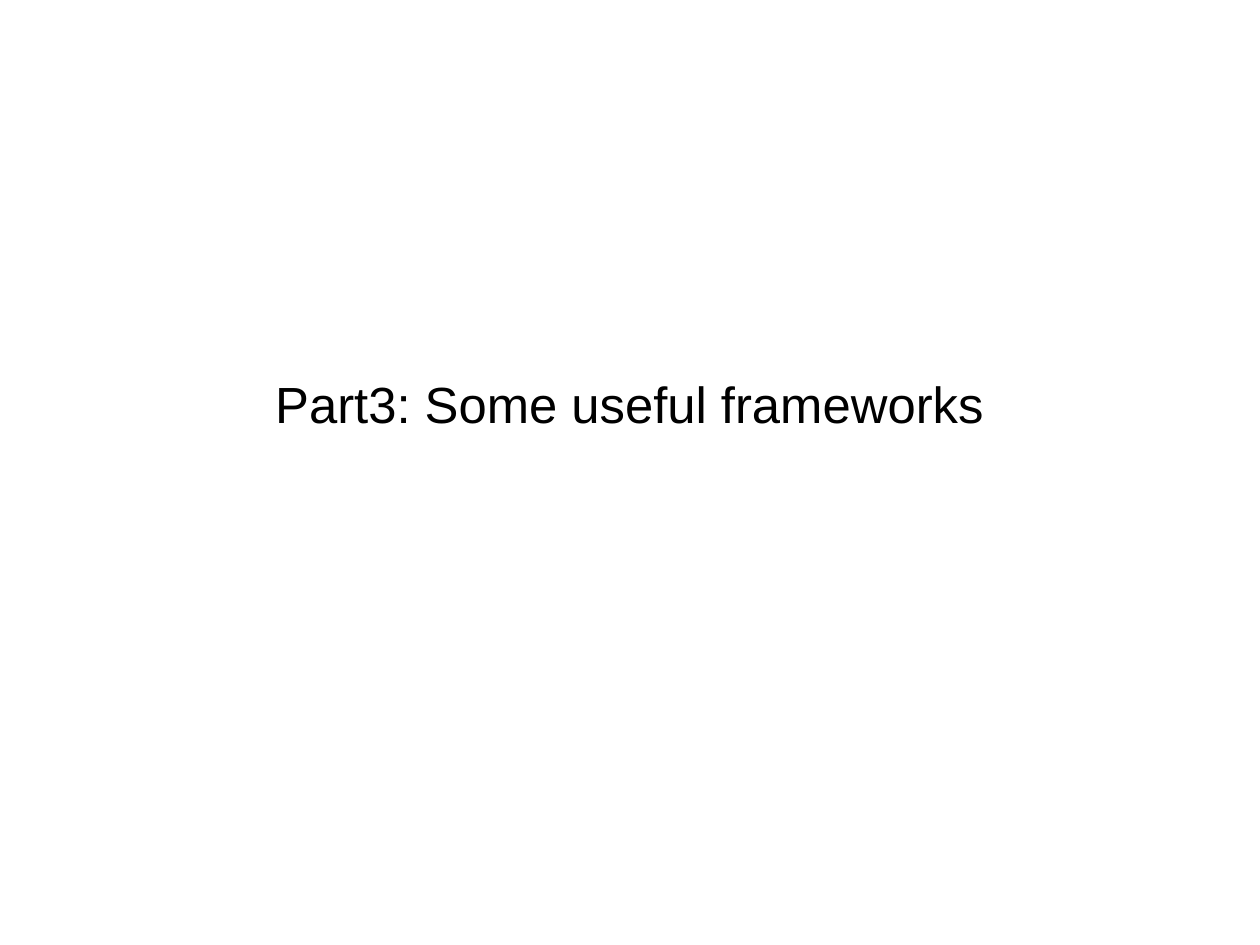
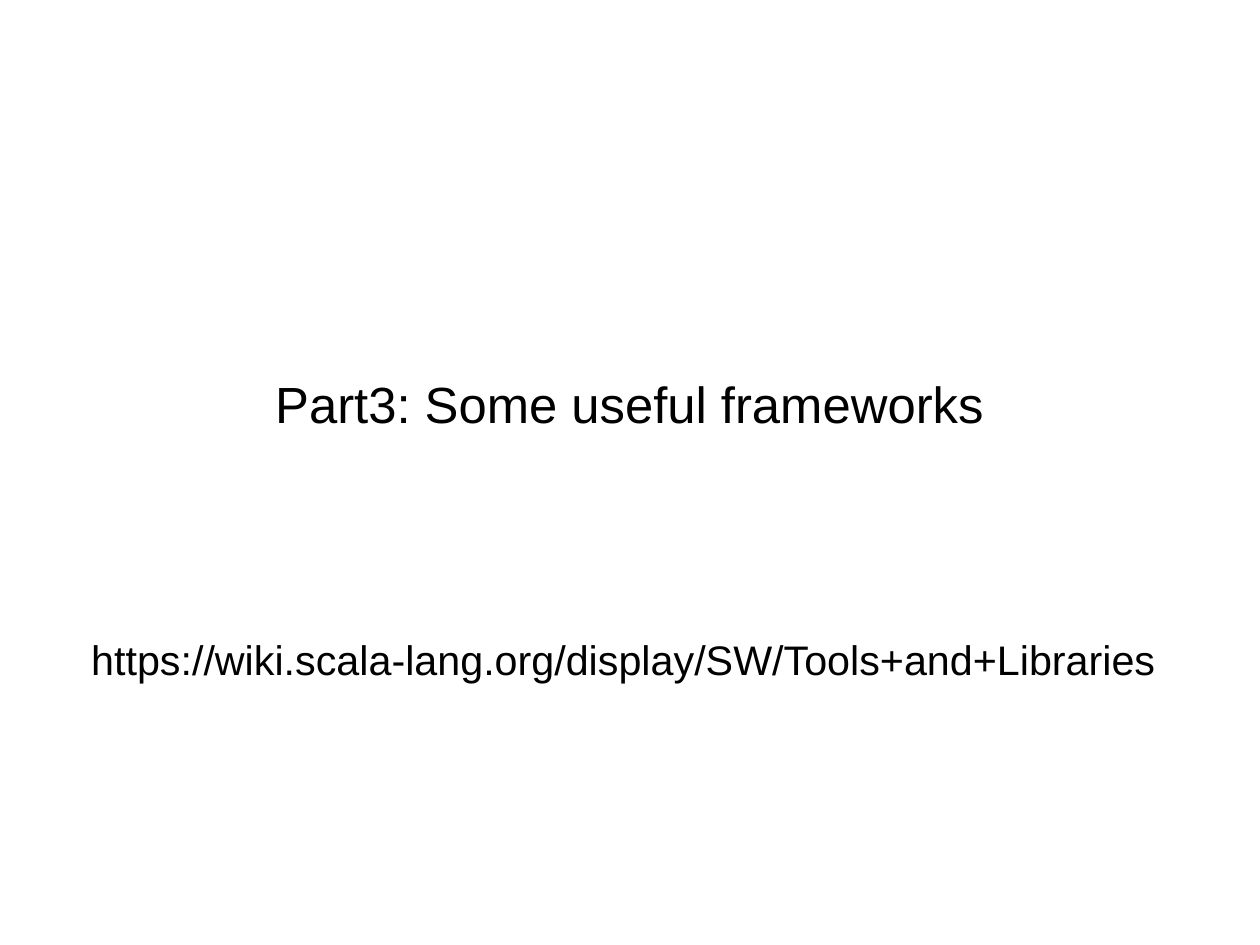
Before and after one commit to ngocdaothanh/sclart, a slide deck: slide 30 of sclart.odp. Drawn at 1260x945 pixels with LibreOffice and Linux fonts; fonts in the diff are those of the drawing. Boxes give left, top, right and bottom in pixels: in the first picture for what was removed or moved away, otherwise in the second. Text is boxed around its words. In the diff, an @@ line names an element or a change of style, - is before the commit and + after.

Commit message:
Add https://wiki.scala-lang.org/display/SW/Tools+and+Libraries

```diff
--- a/sclart.odp
+++ b/sclart.odp
@@ text added at (91, 645, 1155, 683), 26 pt, text #000000 @@
+https://wiki.scala-lang.org/display/SW/Tools+and+Libraries
```
